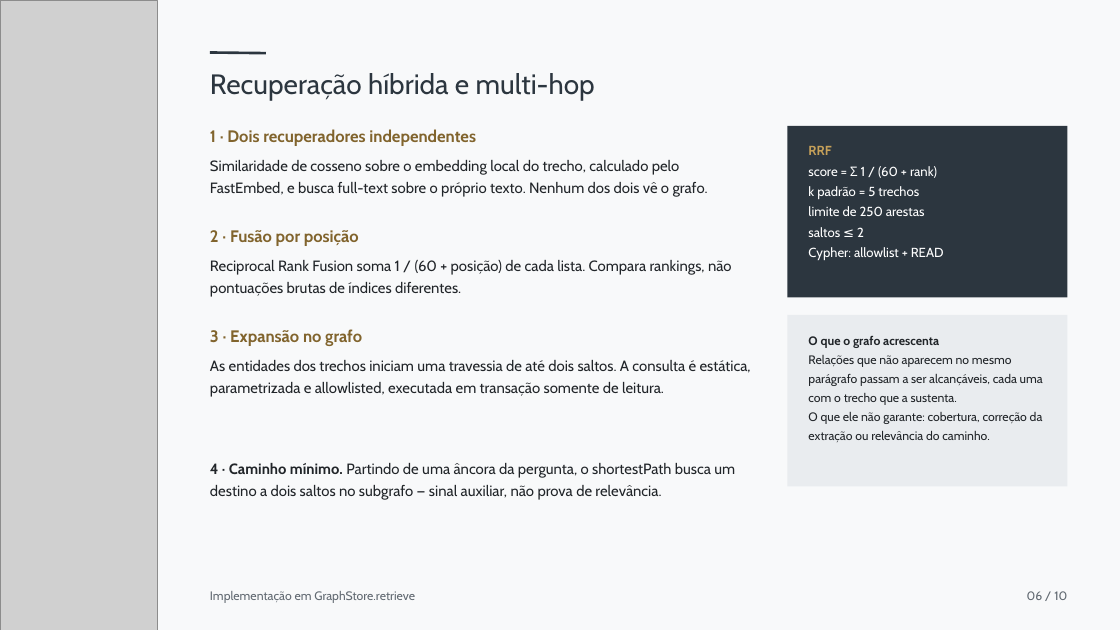
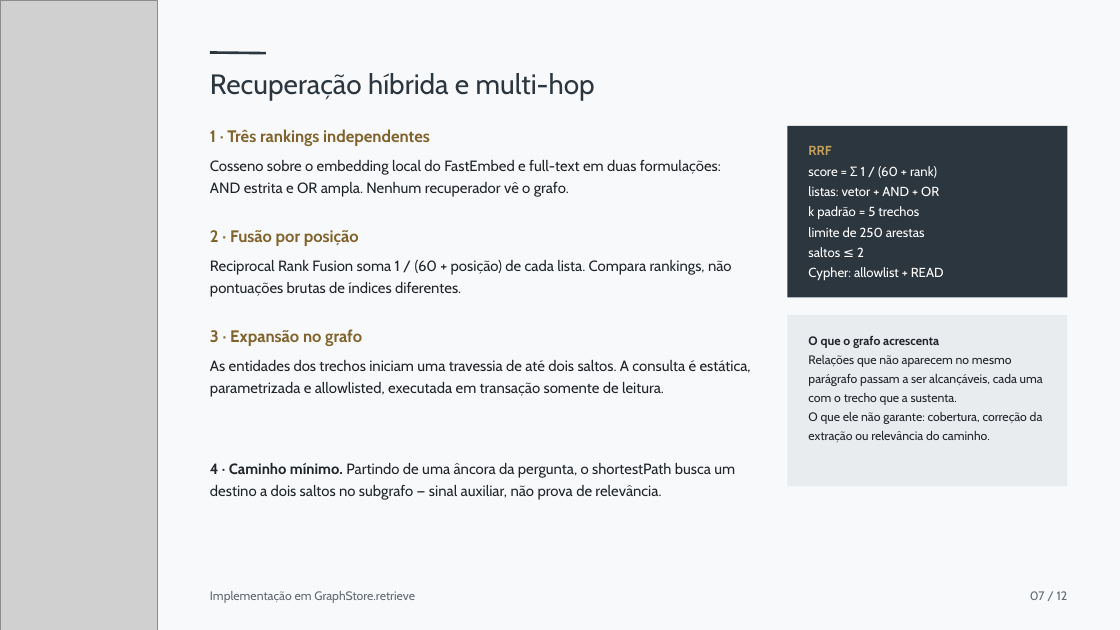
Before and after one commit to ARTHURNOBREGA1268/cinegrafo, a slide deck: slide 7 of docs/06_apresentacao_10pila.pptx (slide 6 before the commit). Drawn at 1120x630 pixels with LibreOffice and Linux fonts; fonts in the diff are those of the drawing; grey boxes stand for pictures. Boxes give left, top, right and bottom in pixels: in the first picture for what was removed or moved away, otherwise in the second. Text is boxed around its words. In the diff, an @@ line names an element or a change of style, - is before the commit and + after.

```diff
--- a/docs/06_apresentacao_10pila.pptx
+++ b/docs/06_apresentacao_10pila.pptx
@@ text at (x1=210, y1=129, x2=430, y2=146): text changed @@
-1 · Dois recuperadores independentes
+1 · Três rankings independentes
@@ text at (x1=210, y1=160, x2=721, y2=197): text changed @@
-Similaridade de cosseno sobre o embedding local do trecho, calculado pelo FastEmbed, e busca full-text sobre o próprio texto. Nenhum dos dois vê o grafo.
+Cosseno sobre o embedding local do FastEmbed e full-text em duas formulações: AND estrita e OR ampla. Nenhum recuperador vê o grafo.
@@ text at (x1=808, y1=186, x2=939, y2=196): paragraph added @@
+listas: vetor + AND + OR
@@ text at (x1=1030, y1=591, x2=1068, y2=600): text changed @@
-06 / 10
+07 / 12
```
Also in this commit, not shown: 9 other slides changed, 2 slides added.
